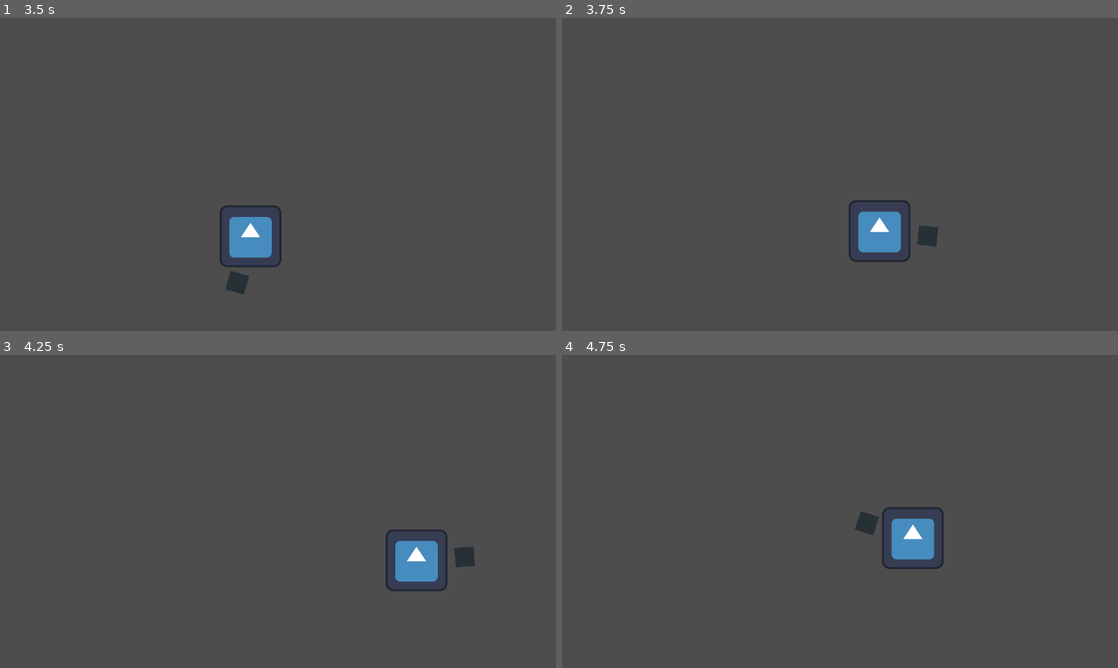
Above: before the commit, frames 1-4 (two rows, left to right).
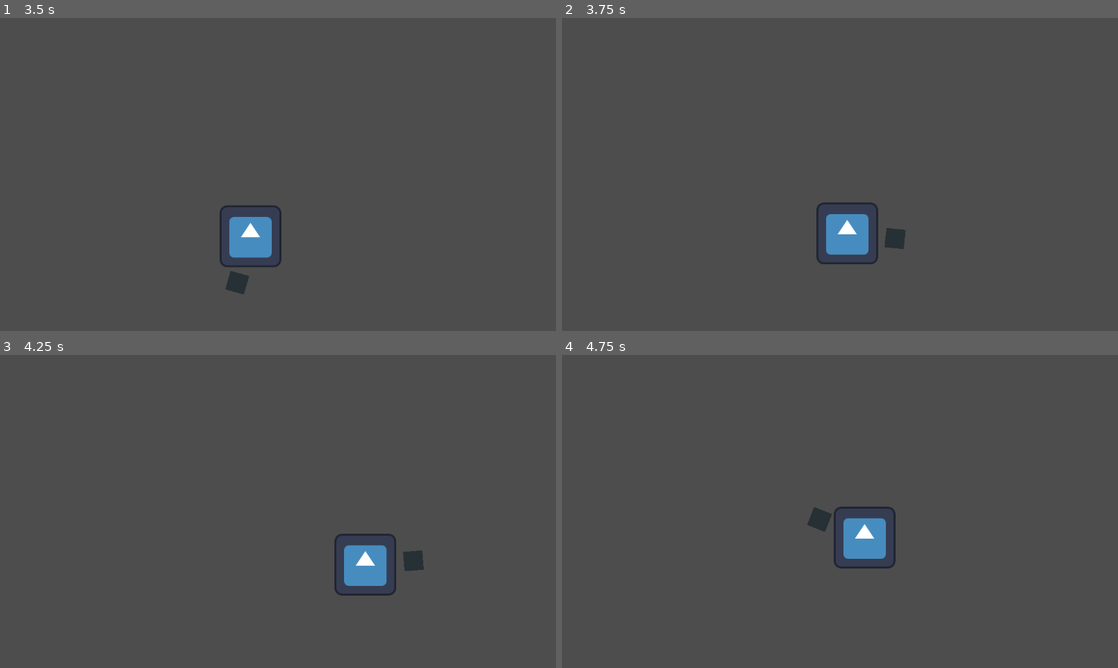
Above: after the commit, the same moments.

Repository: sayf63/Judgement_Engine
Game: Godot game, scene res://Entities/Player/Player.tscn
The game is run twice, just before and just after one commit, with the same random seed, the same clock (stepped at 60 frames per second) and the same inputs. The project has no main scene, so this scene is started directly. The engine's default icon, where the game draws it, is replaced by a stand-in: a white triangle on a blue panel in a dark square.
Inputs (mouse positions are in pixels of both pictures, inside the frame that each line leads up to):
- Up to frame 1 (3.5 s): move the mouse to (400, 158) at 0.52 s; hold D (right) 0.53-1.28 s; tap Space (dash) every 0.75 s from 0.6 to 2.85 s; move the mouse to (166, 190) at 1.27 s; hold S (down) 1.28-2.03 s; move the mouse to (333, 105) at 2.02 s; hold D (right) 2.03-2.78 s; move the mouse to (250, 237) at 2.77 s; hold W (up) from 2.78 s (still down)
- Up to frame 2 (3.75 s): tap Enter at 3.5 s; move the mouse to (1006, 221) at 3.52 s; release W (up) at 3.53 s; hold A (left) from 3.53 s (still down); tap Space (dash) at 3.6 s
- Up to frame 3 (4.25 s): keep holding A (left)
- Up to frame 4 (4.75 s): keep holding A (left); move the mouse to (673, 464) at 4.27 s; tap Space (dash) at 4.35 s

Frame 1 is identical in both runs. In frame 2, 2.2% of the frame differs, in the area x 45-68%, y 58-79%; in frame 3, 2.7%, in the area x 60-86%, y 55-77%; in frame 4, 2.7%.

Commit message:
player transitioning to using finite state machine :)

Diff:
--- a/judgement-engine/Entities/Player/MousePlayer.gd
+++ b/judgement-engine/Entities/Player/MousePlayer.gd
@@ -3,15 +3,13 @@
 
 @export var SPEED := 400.0
 @export var DASH_MULTIPLIER := 2.0
-@export var DASH_COOLDOWN := 1.0
+@export var DASH_COOLDOWN := 2.0
 @export var DASH_DURATION := 1.0
 @export var WEAPON_DISTANCE := 100.0
 @export var WEAPON_ROTATION_SPEED := 10.0
 
 @onready var Weapon = $PlayerWeapon
 
-var dash_timer := 0.0
-var is_dashing := false
 var dash_is_cooldown := false
 
 const ACTIONS = {
@@ -22,18 +20,63 @@
 	Dash = "dash"
 }
 
+enum STATES {
+	MOVING,
+	IDLE,
+	DASHING
+}
+
+var state := STATES.IDLE
+
+var cooldowns: Dictionary = {
+	ACTIONS.Dash: DASH_COOLDOWN
+}
+
+func _is_on_cooldown(action: String) -> bool:
+	return cooldowns[action] != 0
+
 var previous_direction := Vector2.ZERO
 
+func _init() -> void:
+	for key in cooldowns:
+		cooldowns[key] = 0
+
+func set_state(new_state: STATES) -> void:
+	var previous_state = state
+	state = new_state
+
+	match state:
+		STATES.MOVING:
+			pass
+		STATES.IDLE:
+			pass
+		STATES.DASHING:
+			cooldowns[ACTIONS.Dash] = DASH_COOLDOWN
+			get_tree().create_timer(DASH_DURATION).timeout.connect(
+				func(): state = STATES.MOVING
+			)
+		_:
+			pass
+
 func _physics_process(delta: float) -> void:
+	for key in cooldowns:
+		cooldowns[key] = max(cooldowns[key] - delta, 0.0)
+
 	var mouse_position = get_global_mouse_position()
 
 	handle_mouse_movement(delta, mouse_position)
 
-	handle_dash(delta)
+	if Input.is_action_just_pressed(ACTIONS.Dash) and !_is_on_cooldown(ACTIONS.Dash) and state != STATES.DASHING:
+		set_state(STATES.DASHING)
 
 	handle_weapon_position(delta, mouse_position)
 
 	move_and_slide()
+	if velocity == Vector2.ZERO:
+		set_state(STATES.IDLE)
+	elif state != STATES.DASHING:
+		set_state(STATES.MOVING)
+	print(state)
 
 func handle_weapon_position(delta: float, mouse_position: Vector2):
 	var weapon_desired_angle := global_position.angle_to_point(mouse_position)
@@ -57,7 +100,7 @@
 	var t := smoothstep(0.0, slow_radius, distance)
 	target_speed_multiplier = lerp(min_speed_factor, 1.0, t)
 
-	if is_dashing:
+	if state == STATES.DASHING:
 		target_speed_multiplier += DASH_MULTIPLIER-1
 
 	var direction = position.direction_to(mouse_position)
@@ -65,20 +108,3 @@
 		move_toward(velocity.x, direction.x * SPEED * target_speed_multiplier * delta*50, SPEED),
 		move_toward(velocity.y, direction.y * SPEED * target_speed_multiplier * delta*50, SPEED)
 	)
-
-func handle_dash(delta: float) -> void:
-	if Input.is_action_just_pressed(ACTIONS.Dash) && !dash_is_cooldown:
-		is_dashing = true
-
-	if is_dashing:
-		dash_timer += delta
-		if dash_timer > DASH_DURATION:
-			dash_timer = 0
-			is_dashing = false
-			dash_is_cooldown = true
-
-	if dash_is_cooldown:
-		dash_timer += delta
-		if dash_timer > DASH_COOLDOWN:
-			dash_is_cooldown = false
-			dash_timer = 0
